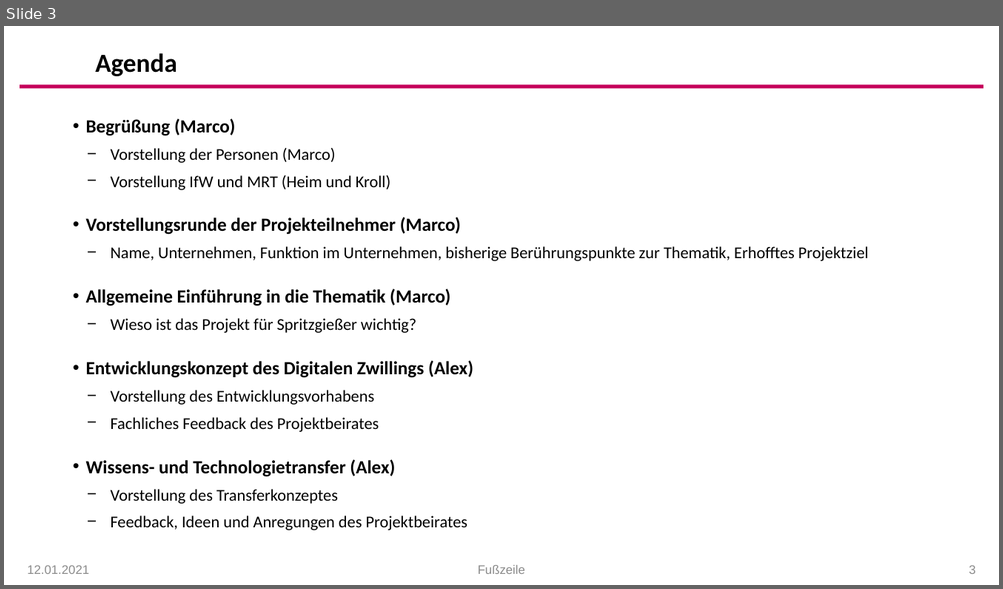
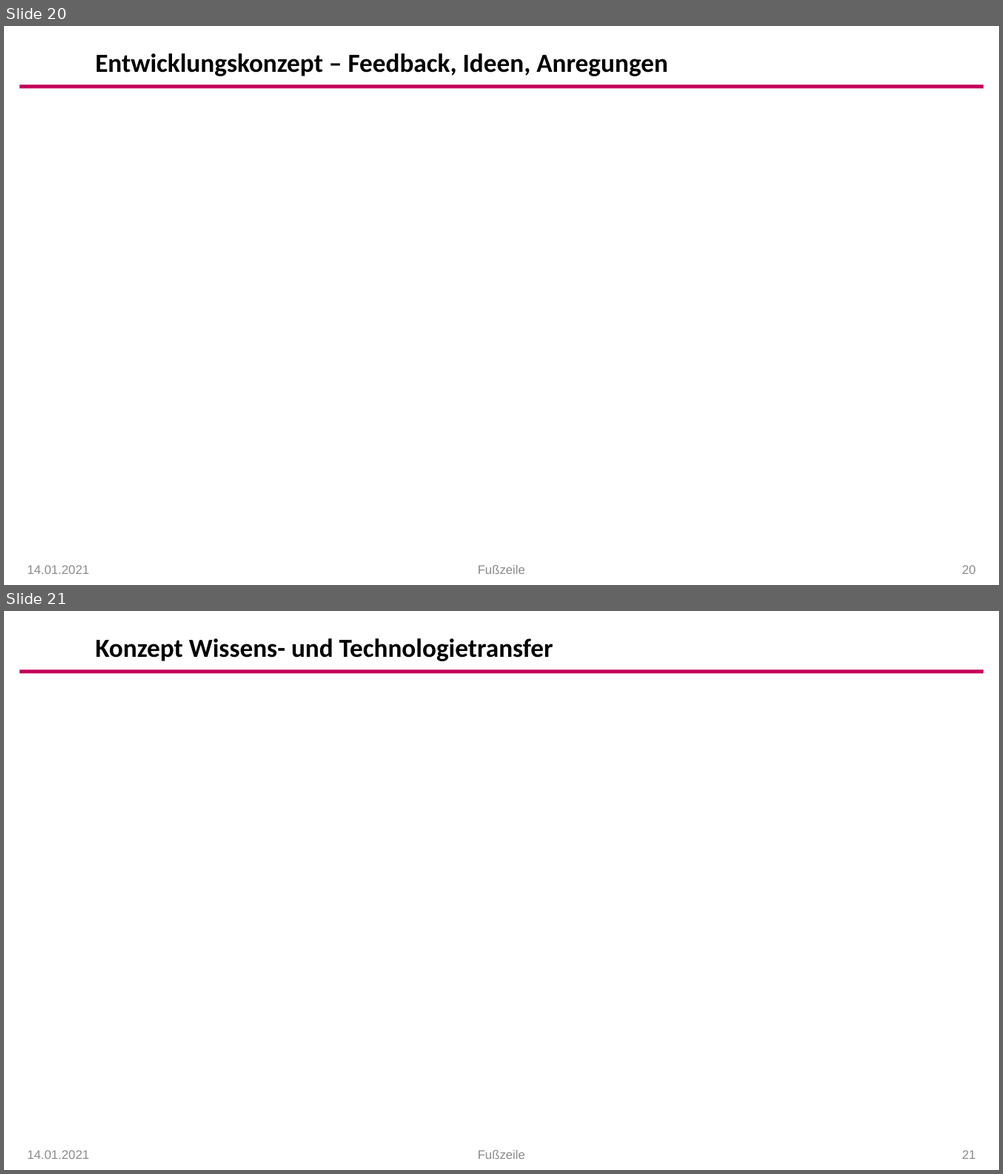
Before and after one commit to arehmer/DigitalTwinInjectionMoulding, a slide deck: Präsentationen/Kick-Off_Agenda.pptx. Shown one above the other, each under a label of ours: slide 3 before the commit, slides 20 and 21 after it. The pictures are 1003x589 and 1003x1174 pixels, drawn with LibreOffice and Linux fonts; fonts in the diff are those of the drawing; background and template pictures are left out. Boxes give left, top, right and bottom in pixels: in the first picture for what was removed or moved away, otherwise in the second. Text is boxed around its words. In the diff, an @@ line names an element or a change of style, - is before the commit and + after.

Commit message:
Präsentation und Agenda

```diff
--- a/Präsentationen/Kick-Off_Agenda.pptx
+++ b/Präsentationen/Kick-Off_Agenda.pptx
@@ slide 21 added at (4,611,999,1170), background #FFFFFF; not listed: 1 template element that a slide beside it also shows @@
@@ title added at (95,638,553,661), 25.2 pt, text #000000, bold @@
+Konzept Wissens- und Technologietransfer
@@ text added at (27,1150,89,1159), 12 pt, text #8C8C8C @@
+14.01.2021
@@ text added at (478,1150,525,1159), 12 pt, text #8C8C8C @@
+Fußzeile
@@ page number added at (962,1150,976,1159), 12 pt, text #8C8C8C @@
+21
@@ what was slide 3 is now slide 20 @@
@@ slide 20 changed as well @@
@@ title at (95,53,668,76): text changed @@
-Agenda
+Entwicklungskonzept – Feedback, Ideen, Anregungen
@@ text removed at (86,118,868,531) @@
-• Begrüßung (Marco)
-  − Vorstellung der Personen (Marco)
-  − Vorstellung IfW und MRT (Heim und Kroll)
-• Vorstellungsrunde der Projekteilnehmer (Marco)
-  − Name, Unternehmen, Funktion im Unternehmen, bisherige Berührungspunkte zur Thematik, Erhofftes Projektziel
-• Allgemeine Einführung in die Thematik (Marco)
-  − Wieso ist das Projekt für Spritzgießer wichtig?
-• Entwicklungskonzept des Digitalen Zwillings (Alex)
-  − Vorstellung des Entwicklungsvorhabens
-  − Fachliches Feedback des Projektbeirates
-• Wissens- und Technologietransfer (Alex)
-  − Vorstellung des Transferkonzeptes
-  − Feedback, Ideen und Anregungen des Projektbeirates
@@ text at (27,565,89,574): text changed @@
-12.01.2021
+14.01.2021
@@ page number at (962,565,976,574): text changed @@
-3
+20
```
Also in this commit, not shown: 18 other slides changed, 3 other slides added, 4 other files.
